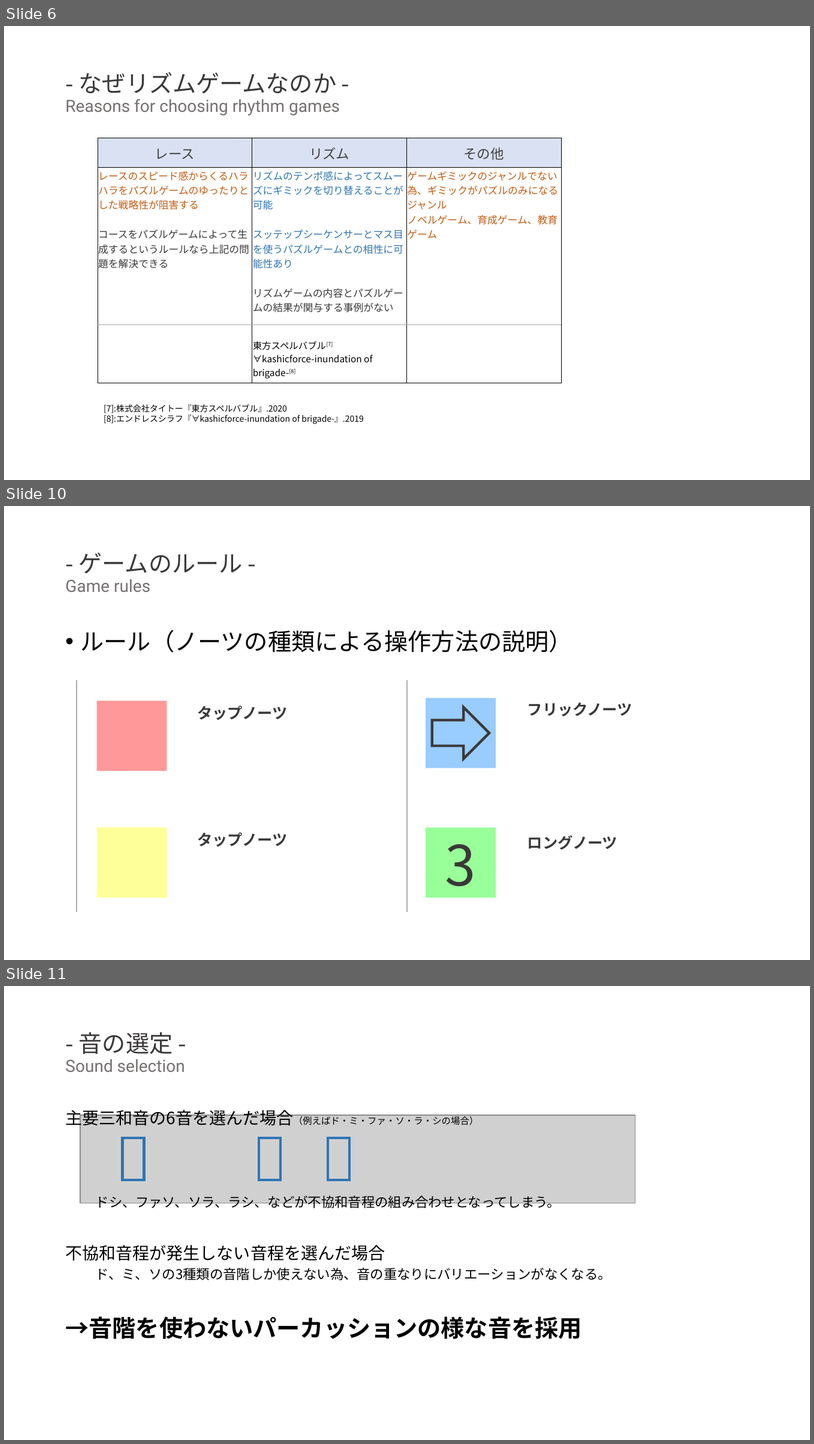
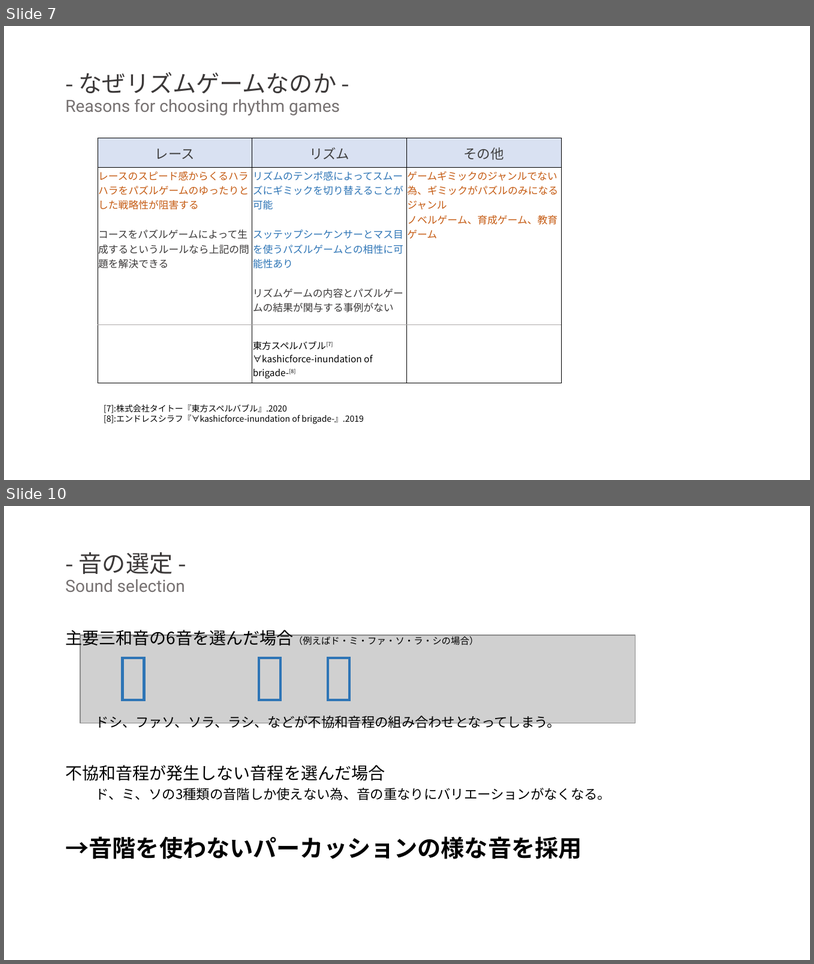
Before and after one commit to sakamana/PuzzleSoundGames, a slide deck: 卒研発表会.pptx. Shown one above the other, each under a label of ours: slides 6, 10 and 11 before the commit, slides 7 and 10 after it; the slides between them are not shown. The pictures are 814x1444 and 814x964 pixels, drawn with LibreOffice and Linux fonts; fonts in the diff are those of the drawing; grey boxes stand for pictures. Boxes give left, top, right and bottom in pixels: in the first picture for what was removed or moved away, otherwise in the second. Text is boxed around its words. In the diff, an @@ line names an element or a change of style, - is before the commit and + after.

```diff
--- a/卒研発表会.pptx
+++ b/卒研発表会.pptx
@@ slide 10 removed at (x1=4, y1=506, x2=810, y2=960), background #FFFFFF @@
@@ title removed at (x1=65, y1=552, x2=243, y2=592) @@
-- ゲームのルール -
-Game rules
@@ text removed at (x1=81, y1=630, x2=573, y2=652) @@
-• ルール（ノーツの種類による操作方法の説明）
@@ line removed from (77, 680) to (77, 912) @@
@@ line removed from (408, 680) to (408, 912) @@
@@ rectangle removed at (x1=97, y1=701, x2=167, y2=771) @@
@@ rectangle removed at (x1=426, y1=698, x2=497, y2=768) @@
@@ text removed at (x1=528, y1=702, x2=632, y2=716) @@
-フリックノーツ
@@ text removed at (x1=197, y1=705, x2=288, y2=720) @@
-タップノーツ
@@ right arrow removed at (x1=432, y1=707, x2=490, y2=758) @@
@@ rectangle removed at (x1=97, y1=827, x2=167, y2=897) @@
@@ rectangle removed at (x1=426, y1=827, x2=497, y2=897) @@
-3
@@ text removed at (x1=197, y1=832, x2=288, y2=846) @@
-タップノーツ
@@ text removed at (x1=528, y1=835, x2=618, y2=849) @@
-ロングノーツ
@@ what was slide 6 is now slide 7 @@
@@ what was slide 11 is now slide 10 @@
```
Also in this commit, not shown: 3 slides changed, 1 slide added, 2 other slides removed, 6 other files.
